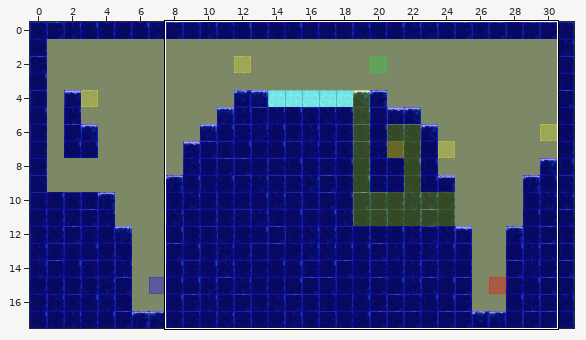
Tiled map: Spellington/src/res/map/mapPlains11.tmx. The first picture is a wide view before the edit; the outline marks the close-up.
Close-up. The starting point:
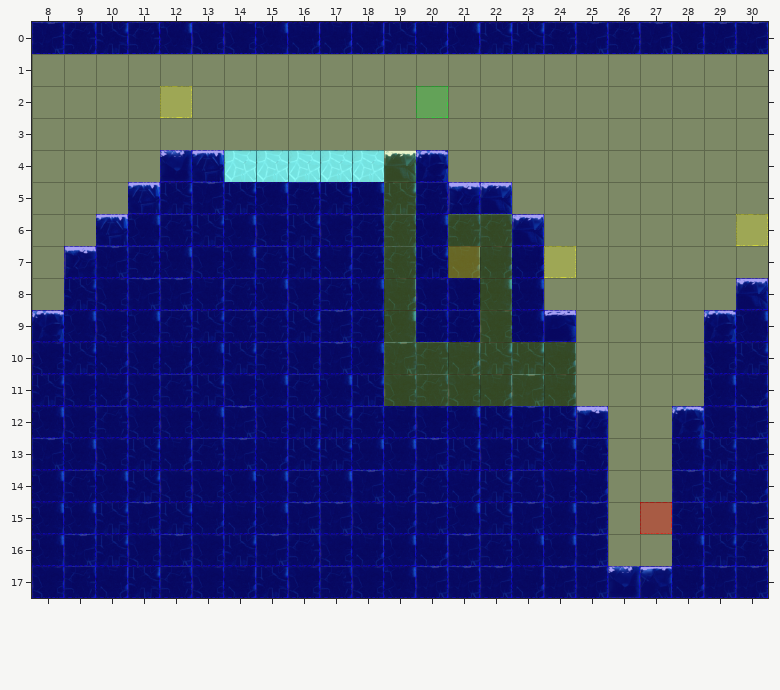
Cells are 50x50 px. Shown: x 8..30, y 0..17.
Now the later version:
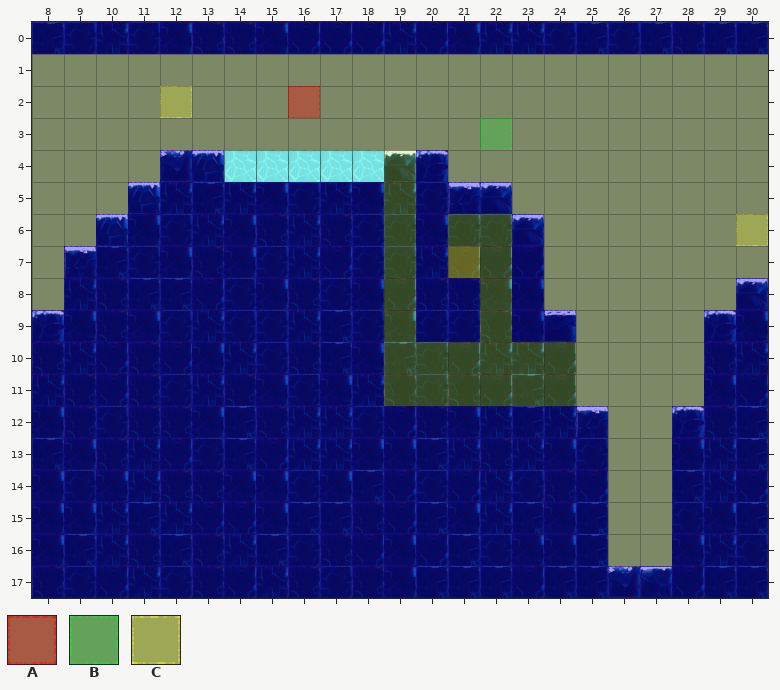
Key: from "collisionTile": A 0, B 1, C 4.
_ is an empty cell.
See-through tiles are keyed as they look on the map.
Diff:
Layer "event":
y 2: x 16 _ -> A; x 20 B -> _
y 3: x 22 _ -> B
y 7: x 24 C -> _
y 15: x 27 A -> _
